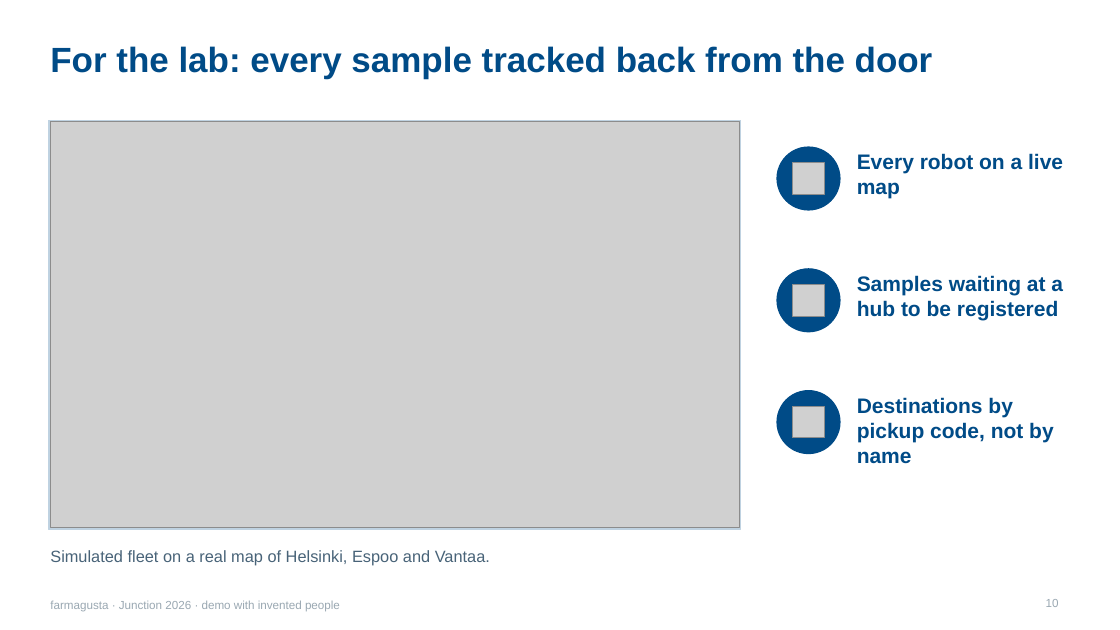
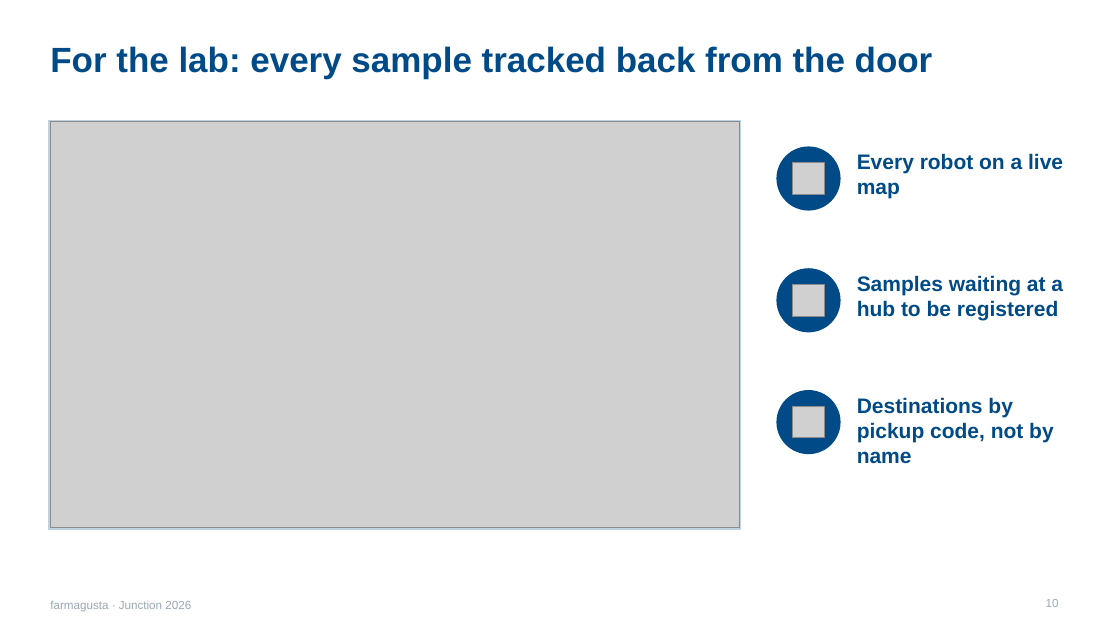
Before and after one commit to rromppanen/junction26, a slide deck: slide 10 of docs/pitch/farmagusta-screening-attendance.pptx. Drawn at 1120x630 pixels with LibreOffice and Linux fonts; fonts in the diff are those of the drawing; grey boxes stand for pictures. Boxes give left, top, right and bottom in pixels: in the first picture for what was removed or moved away, otherwise in the second. Text is boxed around its words. In the diff, an @@ line names an element or a change of style, - is before the commit and + after.

```diff
--- a/docs/pitch/farmagusta-screening-attendance.pptx
+++ b/docs/pitch/farmagusta-screening-attendance.pptx
@@ text removed at [50, 550, 490, 566] @@
-Simulated fleet on a real map of Helsinki, Espoo and Vantaa.
@@ text at [50, 601, 191, 611]: text changed @@
-farmagusta · Junction 2026 · demo with invented people
+farmagusta · Junction 2026
```
Also in this commit, not shown: 17 other slides changed.
